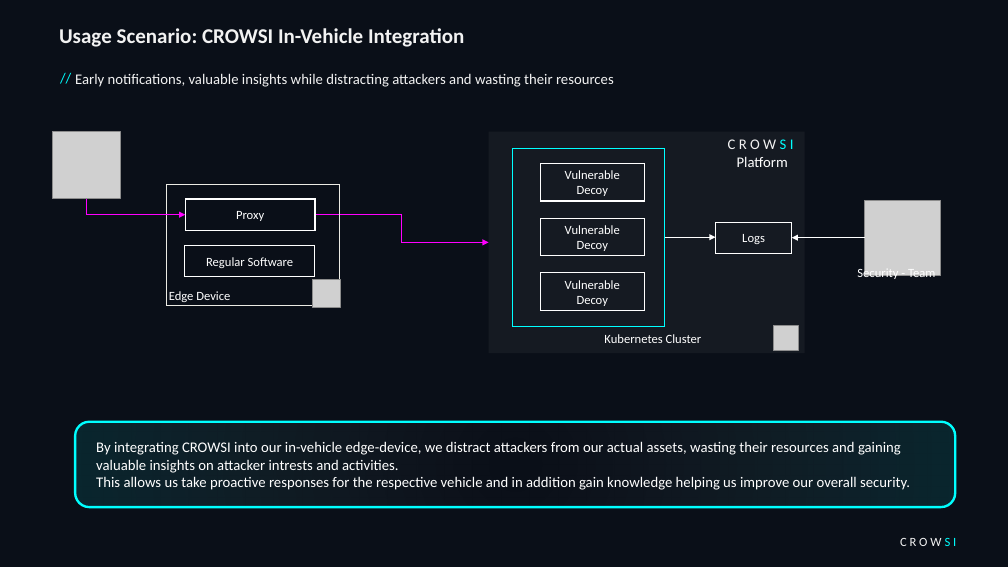
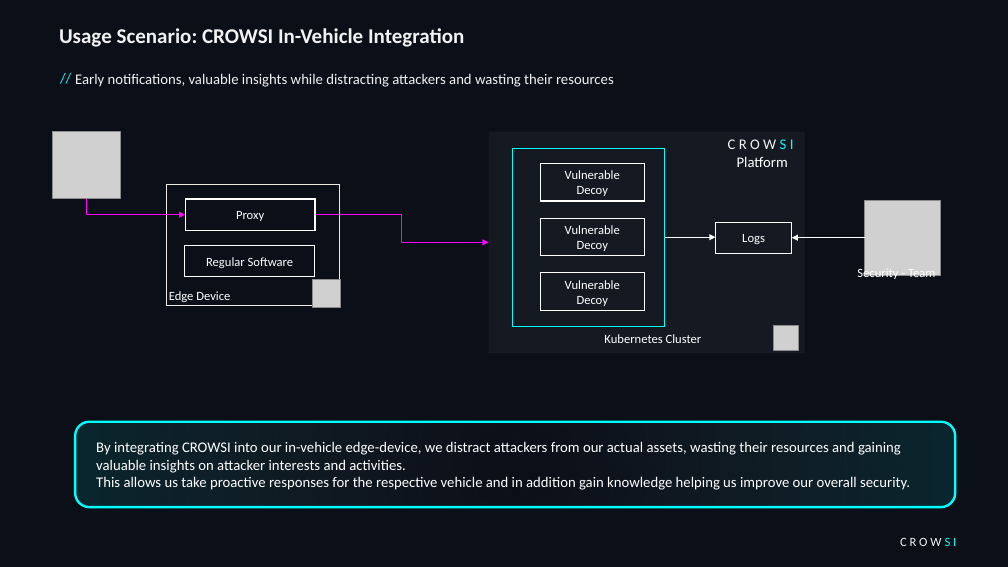
Before and after one commit to crowsi-foss/AuditMaterials, a slide deck: slide 5 of crowsiAuditSlides.pptx. Drawn at 1008x567 pixels with LibreOffice and Linux fonts; fonts in the diff are those of the drawing; grey boxes stand for pictures; background and template pictures are left out. Boxes give left, top, right and bottom in pixels: in the first picture for what was removed or moved away, otherwise in the second. Text is boxed around its words. In the diff, an @@ line names an element or a change of style, - is before the commit and + after.

```diff
--- a/crowsiAuditSlides.pptx
+++ b/crowsiAuditSlides.pptx
@@ text in rounded rectangle at (96, 441, 901, 473): text changed @@
-By integrating CROWSI into our in-vehicle edge-device, we distract attackers from our actual assets, wasting their resources and gaining valuable insights on attacker intrests and activities.
+By integrating CROWSI into our in-vehicle edge-device, we distract attackers from our actual assets, wasting their resources and gaining valuable insights on attacker interests and activities.
```
Also in this commit, not shown: 5 other slides changed, 1 other file.
